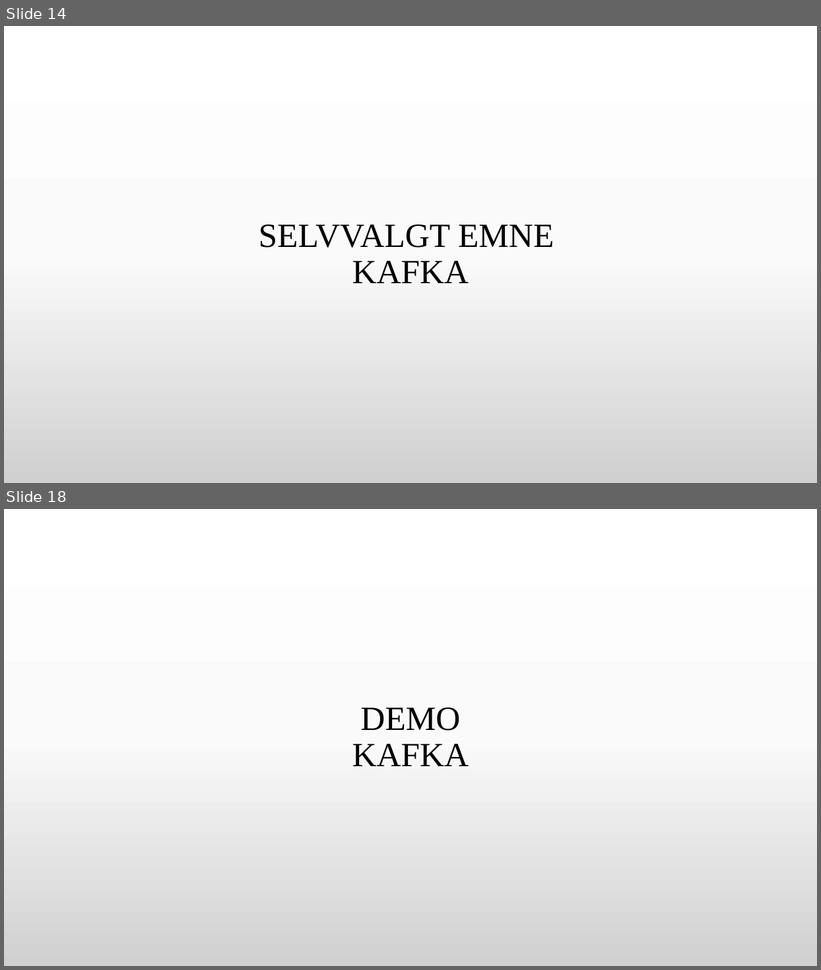
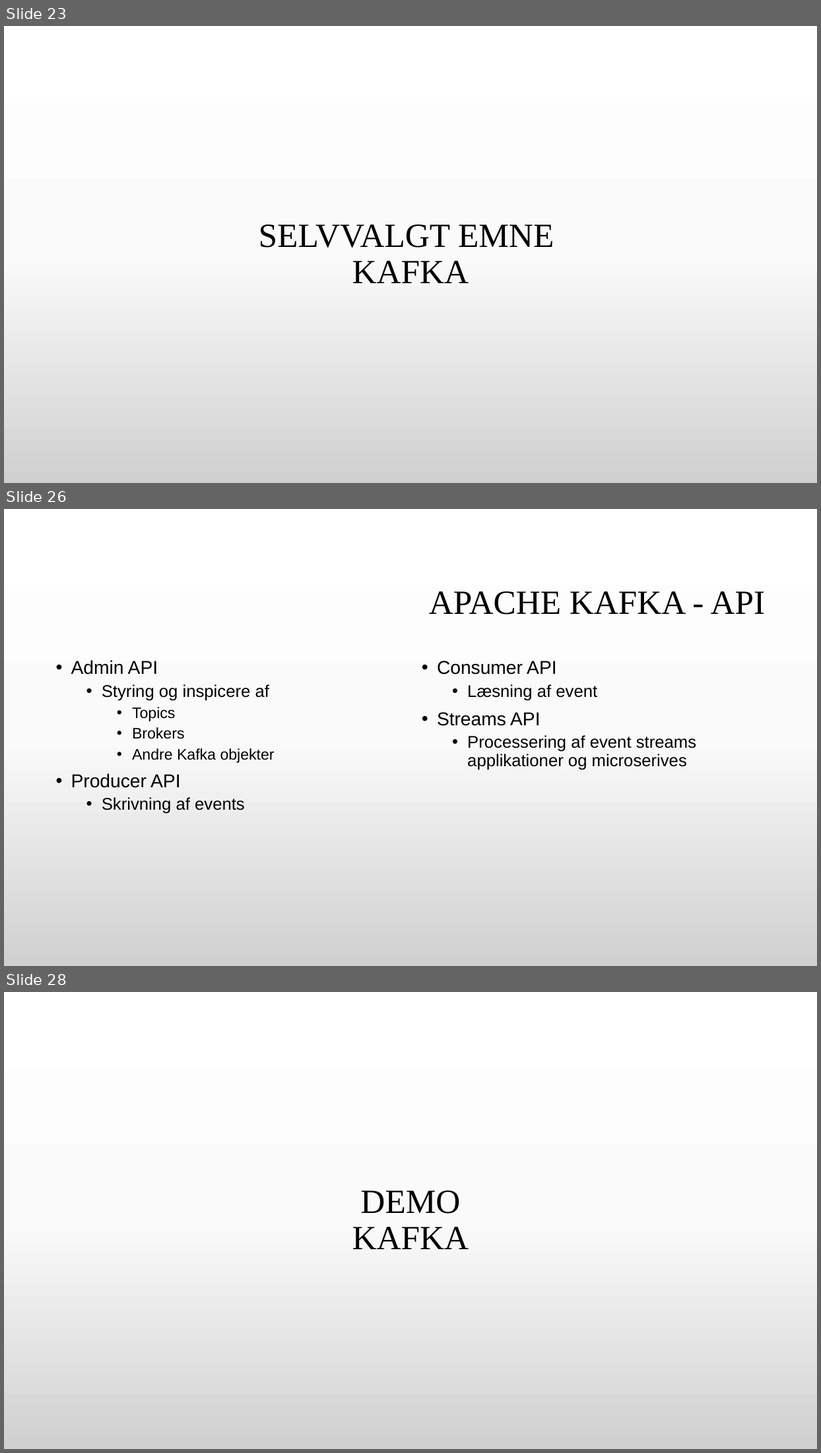
Before and after one commit to GitDeveloperBel/Kafka, a slide deck: presentation.pptx. Shown one above the other, each under a label of ours: slides 14 and 18 before the commit, slides 23, 26 and 28 after it; the slides between them are not shown. The pictures are 821x970 and 821x1453 pixels, drawn with LibreOffice and Linux fonts; fonts in the diff are those of the drawing; background and template pictures are left out. Boxes give left, top, right and bottom in pixels: in the first picture for what was removed or moved away, otherwise in the second. Text is boxed around its words. In the diff, an @@ line names an element or a change of style, - is before the commit and + after.

```diff
--- a/presentation.pptx
+++ b/presentation.pptx
@@ slide 26 added at (4, 509, 817, 966), background gradient #FFFFFF to #FBFBFB to #D1D1D1 @@
@@ title added at (429, 591, 766, 615), 40 pt, text #000000 @@
+APACHE KAFKA - API
@@ text added at (71, 660, 275, 814), 20 pt, text #000000 @@
+• Admin API
+  • Styring og inspicere af
+    • Topics
+    • Brokers
+    • Andre Kafka objekter
+• Producer API
+  • Skrivning af events
@@ text added at (437, 661, 696, 770), 20 pt, text #000000 @@
+• Consumer API
+  • Læsning af event
+• Streams API
+  • Processering af event streams applikationer og microserives
@@ what was slide 14 is now slide 23 @@
@@ what was slide 18 is now slide 28 @@
```
Also in this commit, not shown: 7 slides changed, 11 other slides added, 2 slides removed, 9 other files.
